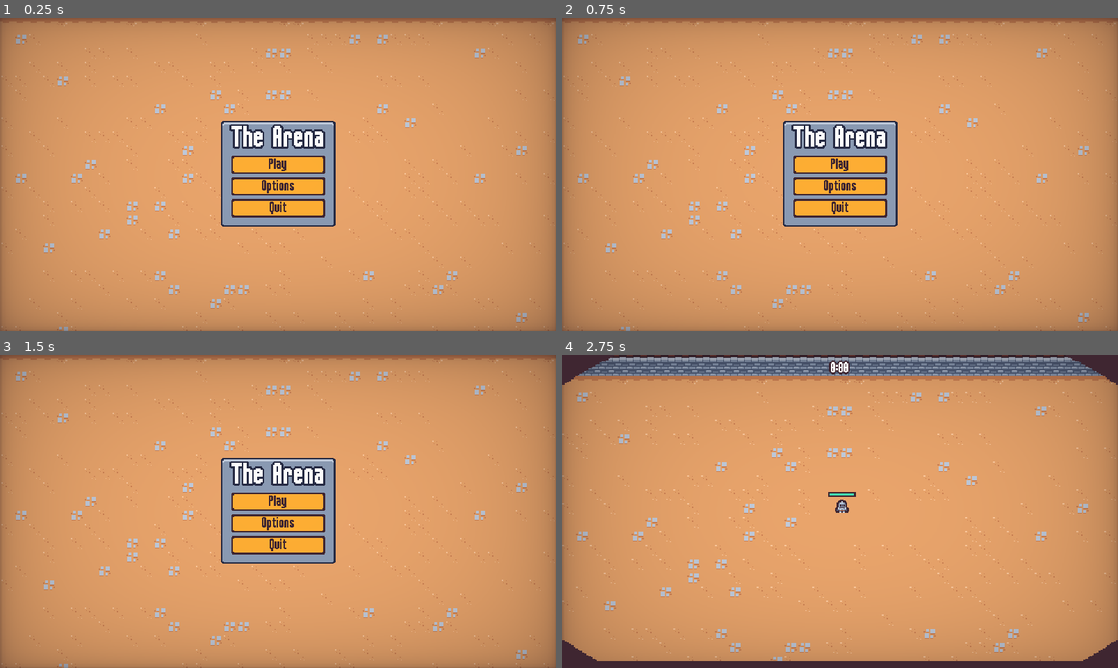
Above: before the commit, frames 1-4 (two rows, left to right).
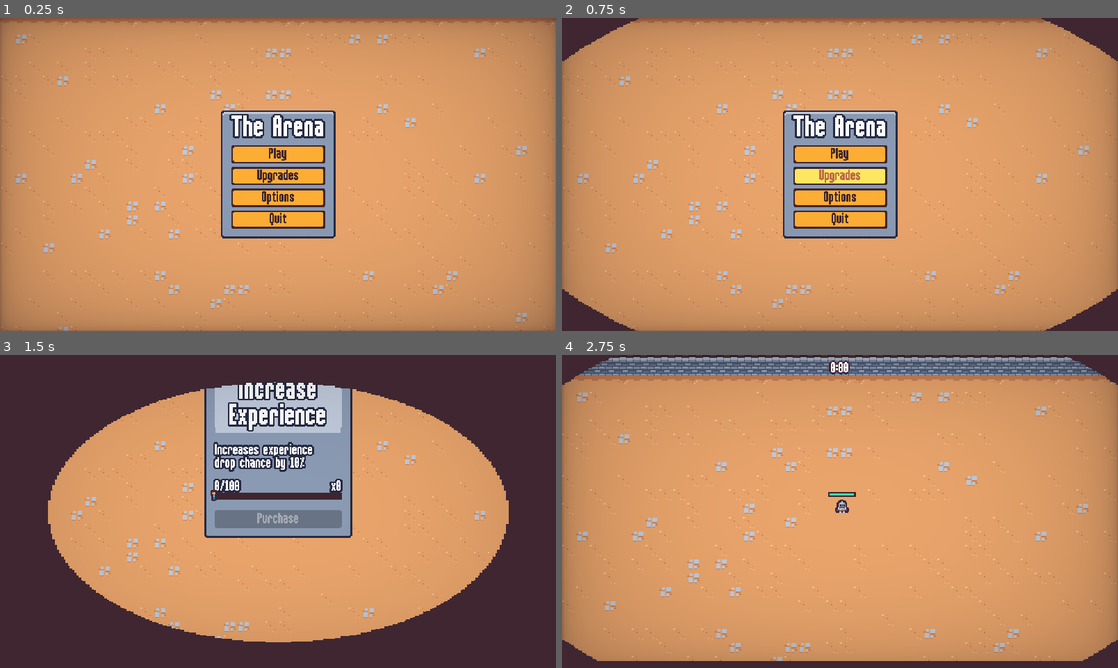
Above: after the commit, the same moments.

Repository: nadeemkhedr/survivor-game-godot
Game: Godot game, scene res://scenes/ui/main_menu.tscn
Same seed, same stepped clock (60 frames per second), same inputs: the game is played once before the commit and once after it.
Inputs (mouse positions are in pixels of both pictures, inside the frame that each line leads up to):
- Up to frame 1 (0.25 s): no input
- Up to frame 2 (0.75 s): click (840, 174) at 0.5 s, where only the run after the commit has a clickable "Upgrades"
- Up to frame 3 (1.5 s): click (44, 376) at 1.25 s, where only the run after the commit has a clickable "Back"
- Up to frame 4 (2.75 s): click "Play" at 2 s

The runs differ from the first frame. In frame 1, 5.4% of the frame differs, in the area x 39-61%, y 29-71%; in frame 2, 9.2%; in frame 3, 59%, in the area x 0-100%, y 0-100%; in frame 4, nothing differs.

Commit message:
✨ feat: integrate upgrades in the main menu, vial drop upgrade works now

Diff:
--- a/scenes/autoload/meta_progression.gd
+++ b/scenes/autoload/meta_progression.gd
@@ -34,5 +34,12 @@
 	save_data["meta_upgrades"][upgrade.id]["quantity"] += 1
 	save()
 
+
+func get_upgrade_count(upgrade_id: String):
+	if save_data["meta_upgrades"].has(upgrade_id):
+		return save_data["meta_upgrades"][upgrade_id]["quantity"]
+	return 0
+
+
 func on_experience_collected(number: float):
 	save_data["meta_upgrade_currency"] += number
--- a/scenes/autoload/screen_transition.gd
+++ b/scenes/autoload/screen_transition.gd
@@ -16,3 +16,8 @@
 		skip_emit = false
 		return
 	transitioned_halfway.emit()
+
+func transition_to_scene(scene_path: String):
+	transition()
+	await transitioned_halfway
+	get_tree().change_scene_to_file(scene_path)
--- a/scenes/component/vial_drop_component.gd
+++ b/scenes/component/vial_drop_component.gd
@@ -10,7 +10,12 @@
 
 
 func on_died():
-	if randf() > drop_percent:
+	var adjusted_drop_percent = drop_percent
+	var experience_gain_upgrade_count = MetaProgression.get_upgrade_count("experience_gain")
+	if experience_gain_upgrade_count > 0:
+		adjusted_drop_percent += 0.1
+
+	if randf() > adjusted_drop_percent:
 		return
 
 	if vial_scene == null:
--- a/scenes/game_object/basic_enemy/basic_enemy.tscn
+++ b/scenes/game_object/basic_enemy/basic_enemy.tscn
@@ -104,7 +104,7 @@
 [node name="HealthComponent" parent="." instance=ExtResource("2_4dw6k")]
 
 [node name="VialDropComponent" parent="." node_paths=PackedStringArray("health_component") instance=ExtResource("3_l6kfr")]
-drop_percent = 1.0
+drop_percent = 0.35
 health_component = NodePath("../HealthComponent")
 
 [node name="VelocityComponent" parent="." instance=ExtResource("4_cekng")]
@@ -112,14 +112,13 @@
 [node name="HitFlashComponent" parent="." node_paths=PackedStringArray("health_component", "sprite") instance=ExtResource("8_6ssf1")]
 health_component = NodePath("../HealthComponent")
 sprite = NodePath("../Visuals/Sprite2D")
-hit_flash_material = SubResource("ShaderMaterial_krycc")
+hit_flash_material = SubResource("ShaderMaterial_iygre")
 
 [node name="DeathComponent" parent="." node_paths=PackedStringArray("health_component", "sprite") instance=ExtResource("4_0pv10")]
 health_component = NodePath("../HealthComponent")
 sprite = NodePath("../Visuals/Sprite2D")
 
 [node name="HitRandomAudioPlayerComponent" parent="." instance=ExtResource("10_gd4hl")]
-max_distance = 300.0
 streams = Array[AudioStream]([ExtResource("10_xtdts"), ExtResource("12_o5ka4"), ExtResource("13_q3bap"), ExtResource("14_kud0h"), ExtResource("15_aty1w")])
 
 [node name="HurtboxComponent" parent="." node_paths=PackedStringArray("health_component") instance=ExtResource("4_pcl4o")]
--- a/scenes/ui/end_screen.gd
+++ b/scenes/ui/end_screen.gd
@@ -9,7 +9,7 @@
 	tween.tween_property(panel_container, "scale", Vector2.ONE, 0.3)\
 	.set_ease(Tween.EASE_OUT).set_trans(Tween.TRANS_BACK)
 	get_tree().paused = true
-	$%RestartButton.pressed.connect(on_restart_button_pressed)
+	$%ContinueButton.pressed.connect(on_continue_button_pressed)
 	$%QuitButton.pressed.connect(on_quit_button_pressed)
 
 
@@ -18,18 +18,22 @@
 	$%DescriptionLabel.text = "You lost!"
 	play_jingle(true)
 
+
 func play_jingle(defeat: bool = false):
 	if defeat:
 		$DefeatStreamPlayer.play()
 	else:
 		$VictoryStreamPlayer.play()
 
-func on_restart_button_pressed():
+
+func on_continue_button_pressed():
 	ScreenTransition.transition()
 	await ScreenTransition.transitioned_halfway
 	get_tree().paused = false
-	get_tree().change_scene_to_file("res://scenes/main/main.tscn")
+	get_tree().change_scene_to_file("res://scenes/ui/meta_menu.tscn")
 
 
 func on_quit_button_pressed():
-	get_tree().quit()
+	ScreenTransition.transition_to_scene("res://scenes/ui/main_menu.tscn")
+	await ScreenTransition.transitioned_halfway
+	get_tree().paused = false
--- a/scenes/ui/end_screen.tscn
+++ b/scenes/ui/end_screen.tscn
@@ -132,13 +132,13 @@
 [node name="VBoxContainer" type="VBoxContainer" parent="MarginContainer/PanelContainer/MarginContainer/VBoxContainer"]
 layout_mode = 2
 
-[node name="RestartButton" parent="MarginContainer/PanelContainer/MarginContainer/VBoxContainer/VBoxContainer" instance=ExtResource("2_yfrm6")]
+[node name="ContinueButton" parent="MarginContainer/PanelContainer/MarginContainer/VBoxContainer/VBoxContainer" instance=ExtResource("2_yfrm6")]
 unique_name_in_owner = true
 layout_mode = 2
-text = "Restart
+text = "Continue
 "
 
 [node name="QuitButton" parent="MarginContainer/PanelContainer/MarginContainer/VBoxContainer/VBoxContainer" instance=ExtResource("2_yfrm6")]
 unique_name_in_owner = true
 layout_mode = 2
-text = "Quit"
+text = "Quit to Menu"
--- a/scenes/ui/main_menu.gd
+++ b/scenes/ui/main_menu.gd
@@ -5,6 +5,7 @@
 
 func _ready():
 	$%PlayButton.pressed.connect(on_play_pressed)
+	$%UpgradesButton.pressed.connect(on_upgrades_pressed)
 	$%OptionsButton.pressed.connect(on_options_pressed)
 	$%QuitButton.pressed.connect(on_quit_pressed)
 
@@ -13,6 +14,12 @@
 	ScreenTransition.transition()
 	await ScreenTransition.transitioned_halfway
 	get_tree().change_scene_to_file("res://scenes/main/main.tscn")
+
+
+func on_upgrades_pressed():
+	ScreenTransition.transition()
+	await ScreenTransition.transitioned_halfway
+	get_tree().change_scene_to_file("res://scenes/ui/meta_menu.tscn")
 
 
 func on_options_pressed():
--- a/scenes/ui/main_menu.tscn
+++ b/scenes/ui/main_menu.tscn
@@ -47,6 +47,11 @@
 layout_mode = 2
 text = "Play"
 
+[node name="UpgradesButton" parent="MarginContainer/PanelContainer/MarginContainer/VBoxContainer" instance=ExtResource("2_ujdyu")]
+unique_name_in_owner = true
+layout_mode = 2
+text = "Upgrades"
+
 [node name="OptionsButton" parent="MarginContainer/PanelContainer/MarginContainer/VBoxContainer" instance=ExtResource("2_ujdyu")]
 unique_name_in_owner = true
 layout_mode = 2
--- a/scenes/ui/meta_menu.gd
+++ b/scenes/ui/meta_menu.gd
@@ -2,13 +2,22 @@
 
 @export var upgrades: Array[MetaUpgrade] = []
 
-@onready var grid_container = %GridContainer
+@onready var grid_container = $%GridContainer
+@onready var back_button = $%BackButton
 
 var meta_upgrade_card_scene = preload("res://scenes/ui/meta_upgrade_card.tscn")
 
 
 func _ready():
+	back_button.pressed.connect(on_back_pressed)
+	for child in grid_container.get_children():
+		child.queue_free()
+
 	for upgrade in upgrades:
 		var meta_upgrade_card_instance = meta_upgrade_card_scene.instantiate()
 		grid_container.add_child(meta_upgrade_card_instance)
 		meta_upgrade_card_instance.set_meta_upgrade(upgrade)
+
+
+func on_back_pressed():
+	ScreenTransition.transition_to_scene("res://scenes/ui/main_menu.tscn")
--- a/scenes/ui/meta_menu.tscn
+++ b/scenes/ui/meta_menu.tscn
@@ -1,8 +1,9 @@
-[gd_scene load_steps=5 format=3 uid="uid://bqb3e5sfssol5"]
+[gd_scene load_steps=6 format=3 uid="uid://bqb3e5sfssol5"]
 
 [ext_resource type="Script" path="res://scenes/ui/meta_menu.gd" id="1_k3kcx"]
 [ext_resource type="Resource" uid="uid://c8kw6hr3awsuj" path="res://resources/meta_upgrades/experience_gain.tres" id="2_17j6g"]
 [ext_resource type="TileSet" uid="uid://b2q3j4jyeru7g" path="res://resources/tileset.tres" id="2_gaame"]
+[ext_resource type="PackedScene" uid="uid://c0tu8r55f237" path="res://scenes/ui/meta_upgrade_card.tscn" id="4_3jmqd"]
 [ext_resource type="PackedScene" uid="uid://ctbloav3ac1bs" path="res://scenes/ui/vignette.tscn" id="4_to3ml"]
 
 [node name="MetaMenu" type="CanvasLayer"]
@@ -31,7 +32,21 @@
 layout_mode = 2
 size_flags_horizontal = 4
 theme_override_constants/h_separation = 16
-columns = 3
+columns = 2
+
+[node name="MetaUpgradeCard" parent="MarginContainer/GridContainer" instance=ExtResource("4_3jmqd")]
+layout_mode = 2
+
+[node name="MetaUpgradeCard2" parent="MarginContainer/GridContainer" instance=ExtResource("4_3jmqd")]
+layout_mode = 2
+
+[node name="BackButton" type="Button" parent="MarginContainer"]
+unique_name_in_owner = true
+custom_minimum_size = Vector2(50, 2.08165e-12)
+layout_mode = 2
+size_flags_horizontal = 0
+size_flags_vertical = 0
+text = "Back"
 
 [node name="Vignette" parent="." instance=ExtResource("4_to3ml")]
 layer = 3
--- a/scenes/ui/meta_upgrade_card.gd
+++ b/scenes/ui/meta_upgrade_card.gd
@@ -5,6 +5,7 @@
 @onready var progress_bar = $%ProgressBar
 @onready var purchase_button = %PurchaseButton
 @onready var progress_label = %ProgressLabel
+@onready var count_label = %CountLabel
 
 var upgrade: MetaUpgrade
 
@@ -20,13 +21,19 @@
 
 
 func update_progress():
+	var current_quantity = 0
+	if MetaProgression.save_data["meta_upgrades"].has(upgrade.id):
+		current_quantity = MetaProgression.save_data["meta_upgrades"][upgrade.id]["quantity"]
+	var is_maxed = current_quantity >= upgrade.max_quantity
 	var currency = MetaProgression.save_data["meta_upgrade_currency"]
 	var percent = currency / upgrade.experience_cost
 	percent = min(percent, 1)
 	progress_bar.value = percent
-	purchase_button.disabled = percent < 1
+	purchase_button.disabled = percent < 1 || is_maxed
+	if is_maxed:
+		purchase_button.text = "Max"
 	progress_label.text = str(currency) + "/" + str(upgrade.experience_cost)
-
+	count_label.text = "x%d" % current_quantity
 
 func on_purchase_pressed():
 	if upgrade == null:
--- a/scenes/ui/meta_upgrade_card.tscn
+++ b/scenes/ui/meta_upgrade_card.tscn
@@ -175,13 +175,23 @@
 mouse_filter = 2
 theme_override_constants/separation = -1
 
-[node name="ProgressLabel" type="Label" parent="MarginContainer/VBoxContainer/VBoxContainer"]
+[node name="HBoxContainer" type="HBoxContainer" parent="MarginContainer/VBoxContainer/VBoxContainer"]
+layout_mode = 2
+
+[node name="ProgressLabel" type="Label" parent="MarginContainer/VBoxContainer/VBoxContainer/HBoxContainer"]
 unique_name_in_owner = true
 layout_mode = 2
 size_flags_vertical = 8
 theme_type_variation = &"BlueOutlineLabel"
 text = "50/200"
-horizontal_alignment = 1
+
+[node name="CountLabel" type="Label" parent="MarginContainer/VBoxContainer/VBoxContainer/HBoxContainer"]
+unique_name_in_owner = true
+layout_mode = 2
+size_flags_horizontal = 10
+theme_type_variation = &"BlueOutlineLabel"
+text = "x0
+"
 
 [node name="MarginContainer" type="MarginContainer" parent="MarginContainer/VBoxContainer/VBoxContainer"]
 layout_mode = 2
Not shown: 1 places in scenes/game_object/basic_enemy/basic_enemy.tscn that only renumber resources
